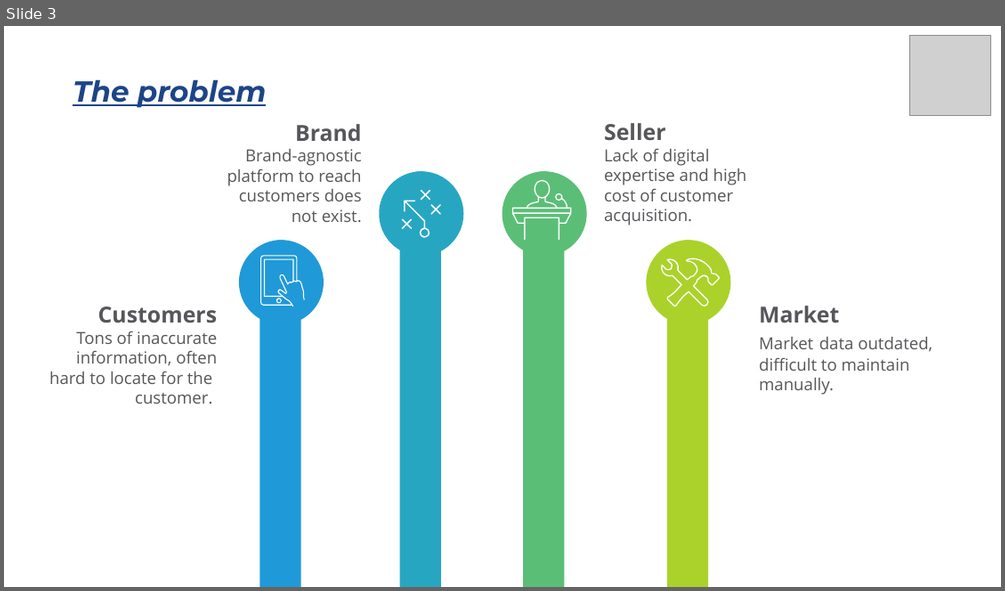
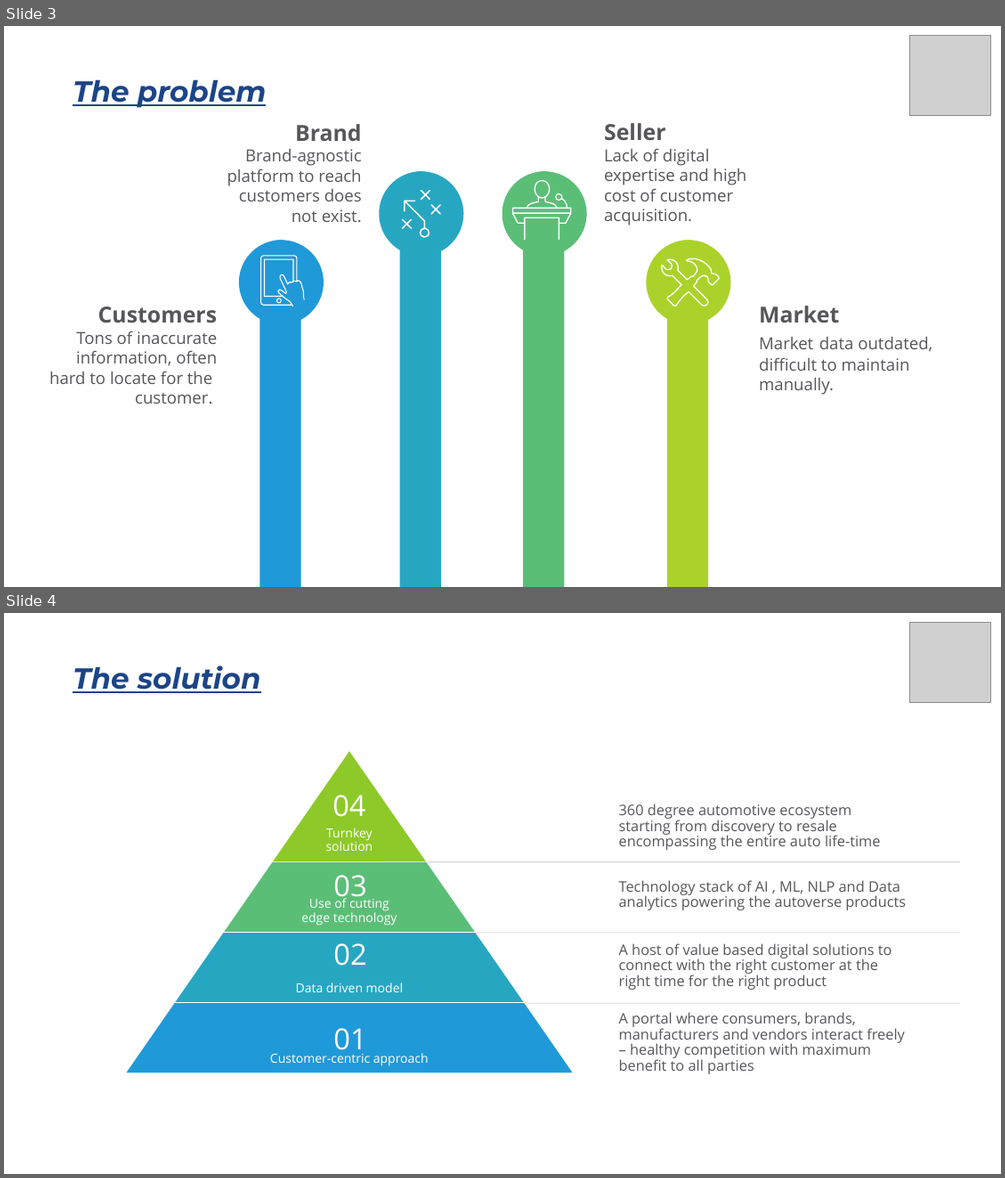
Before and after one commit to venkatesh-prasad-au16/unfinished-work, a slide deck: PPT/Investor Deck.pptx. Shown one above the other, each under a label of ours: slide 3 before the commit, slides 3 and 4 after it. The pictures are 1005x591 and 1005x1178 pixels, drawn with LibreOffice and Linux fonts; fonts in the diff are those of the drawing; grey boxes stand for pictures. Boxes give left, top, right and bottom in pixels: in the first picture for what was removed or moved away, otherwise in the second. Text is boxed around its words. In the diff, an @@ line names an element or a change of style, - is before the commit and + after.

```diff
--- a/PPT/Investor Deck.pptx
+++ b/PPT/Investor Deck.pptx
@@ slide 4 added at box(4, 613, 1001, 1174), background #FFFFFF @@
@@ picture added at box(909, 622, 991, 702) @@
@@ text added at box(73, 666, 261, 693), 28 pt, text #1C4587, bold, italic, underline @@
+The solution
@@ group added at box(126, 751, 573, 1073): 8 texts, 4 trapezoids @@
+Turnkey solution
+Use of cutting edge technology
+Data driven model
+Customer-centric approach
+01
+02
+03
+04
@@ text added at box(619, 803, 881, 850), 14 pt, text #57565A @@
+360 degree automotive ecosystem starting from discovery to resale encompassing the entire auto life-time
@@ line added from (380, 862) to (961, 862), #808080 0.5 pt @@
@@ text added at box(619, 880, 906, 910), 14 pt, text #57565A @@
+Technology stack of AI , ML, NLP and Data analytics powering the autoverse products
@@ line added from (380, 933) to (961, 933), #808080 0.5 pt @@
@@ text added at box(619, 943, 892, 989), 14 pt, text #57565A @@
+A host of value based digital solutions to connect with the right customer at the right time for the right product
@@ line added from (380, 1004) to (961, 1004), #808080 0.5 pt @@
@@ text added at box(619, 1012, 905, 1074), 14 pt, text #57565A @@
+A portal where consumers, brands, manufacturers and vendors interact freely – healthy competition with maximum benefit to all parties
```
Also in this commit, not shown: 1 slide changed, 6 other slides added, 1 slide removed.
